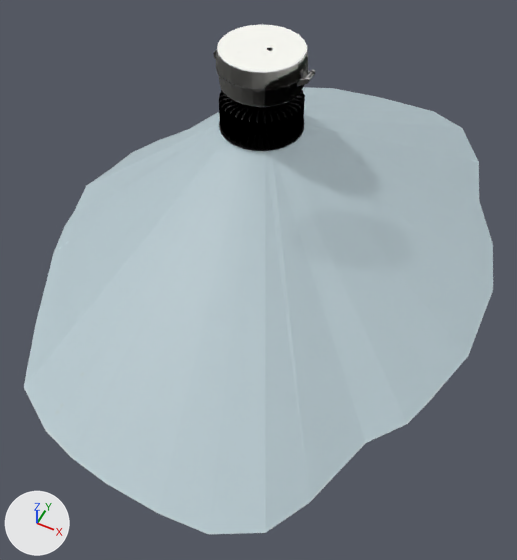
The Blender file VMVL/Type3/VMVLtype-3_RAW.blend, before and after one commit.
Before and after are seen from a 50 mm lens placed at (30.6, -59.3, 66.7), pointed at (5.5, -9.1, 4.0). The lights are fixed; the arrows at lower left show +X, +Y and +Z.

Names of what the first picture shows: 'Cylinder', 'VMV7L2HA_UNV1 '.
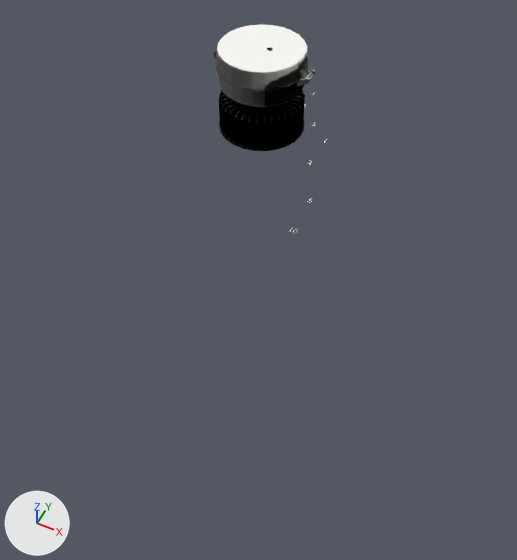
What changed in the scene script:
```text
Change ob_cylinder:
    add ob_cylinder.hide_set(True)
```

Changed parts and their boxes [x1, y1, x2, y2] in the pictures (517 x 560 px):
'Cylinder', hidden: before [25, 108, 493, 534]
